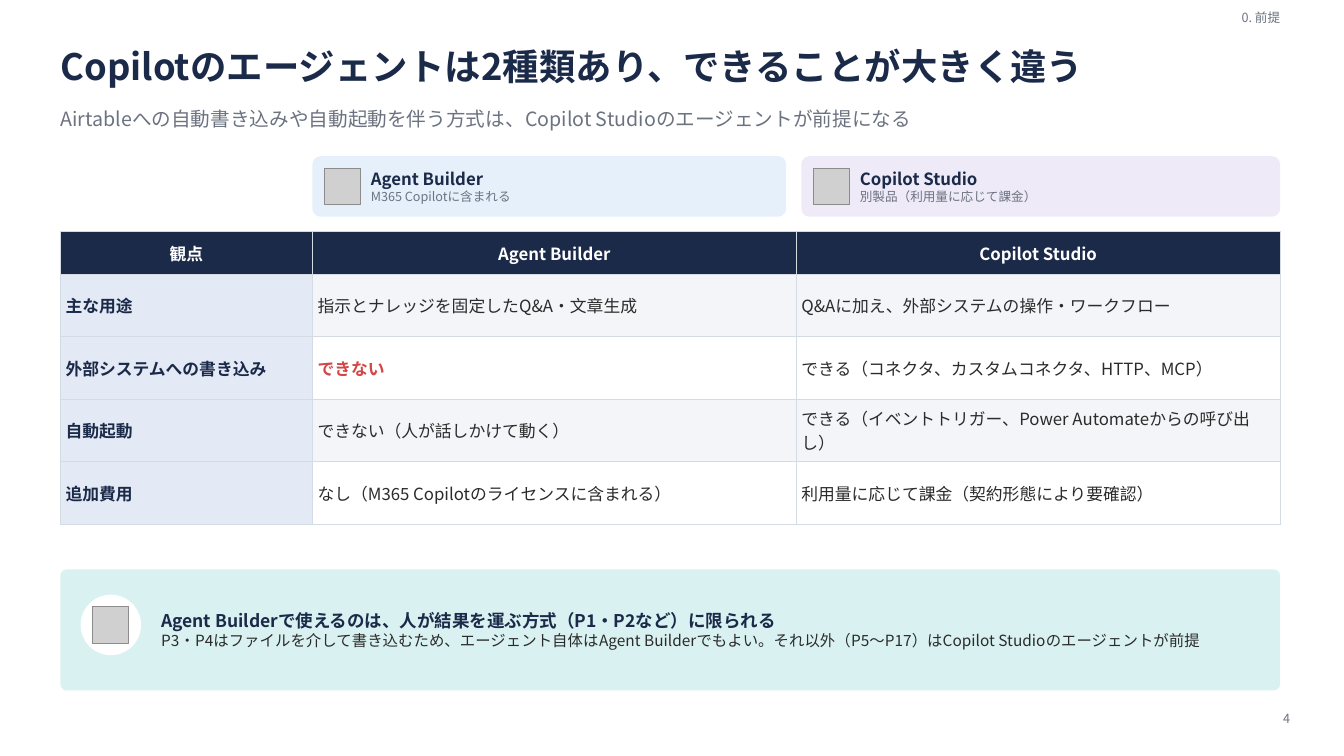
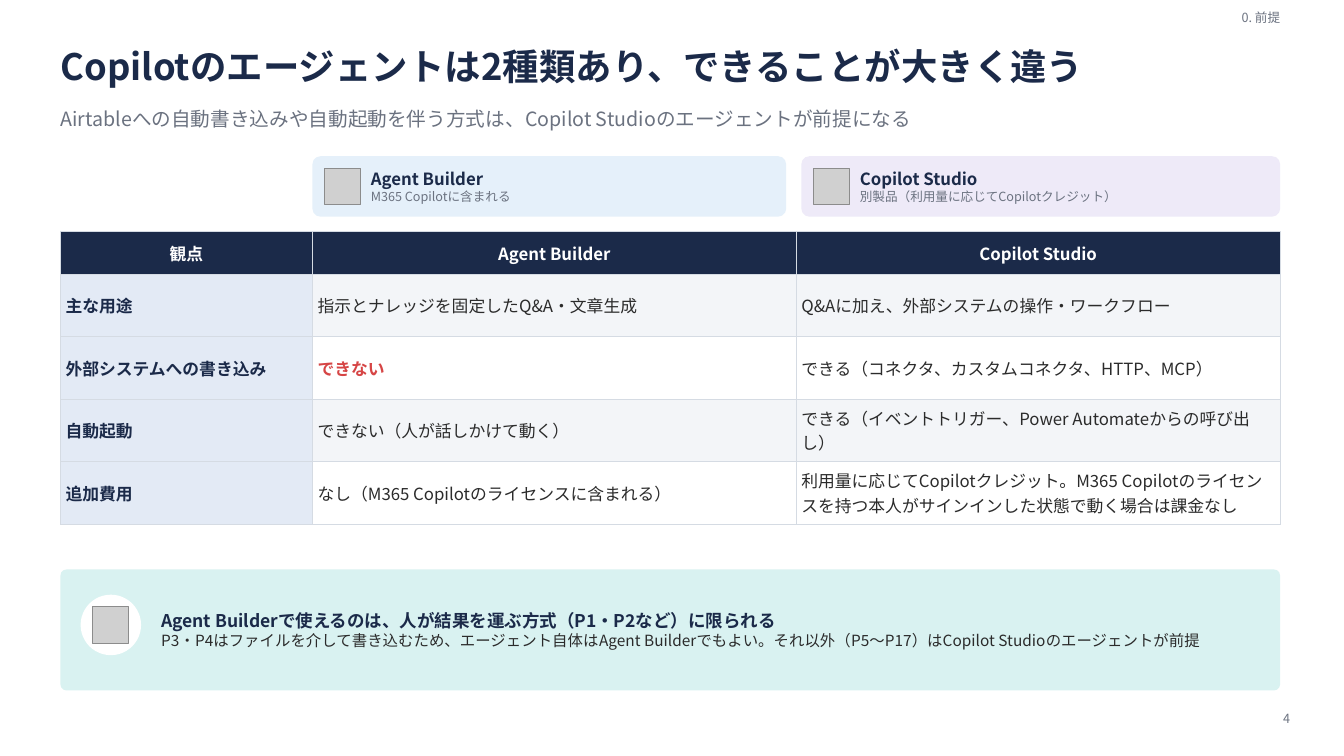
Before and after one commit to audeoinc/share, a slide deck: slide 4 of agent/docs/Airtable×Copilotエージェント連携方式の調査.pptx. Drawn at 1344x756 pixels with LibreOffice and Linux fonts; fonts in the diff are those of the drawing; grey boxes stand for pictures. Boxes give left, top, right and bottom in pixels: in the first picture for what was removed or moved away, otherwise in the second. Text is boxed around its words. In the diff, an @@ line names an element or a change of style, - is before the commit and + after.

```diff
--- a/agent/docs/Airtable×Copilotエージェント連携方式の調査.pptx
+++ b/agent/docs/Airtable×Copilotエージェント連携方式の調査.pptx
@@ text at [860, 188, 1117, 204]: text changed @@
-別製品（利用量に応じて課金）
+別製品（利用量に応じてCopilotクレジット）
@@ table at [60, 232, 1280, 508] @@
-row 5, column 3: 利用量に応じて課金（契約形態により要確認）
+row 5, column 3: 利用量に応じてCopilotクレジット。M365 Copilotのライセンスを持つ本人がサインインした状態で動く場合は課金なし
```
Also in this commit, not shown: 13 other slides changed, 2 other files.
